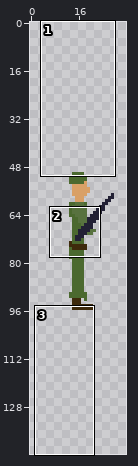
A pixel-art file gets an edit: graphics/soldier.aseprite. Above, an overview of the earlier version with the close-up marked.
Close-up. The starting point:
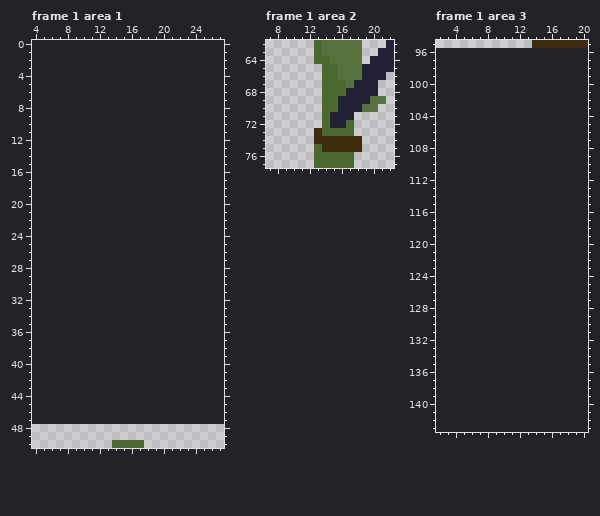
32x48 pixels, 1 frame. Shown: frame 1 area 1: x 4..27, y 0..50; frame 1 area 2: x 7..22, y 62..77; frame 1 area 3: x 2..20, y 95..143. The old version is drawn lined up with the new one, on the new canvas. The commit also changed other frames or places, which this record leaves out.
The result:
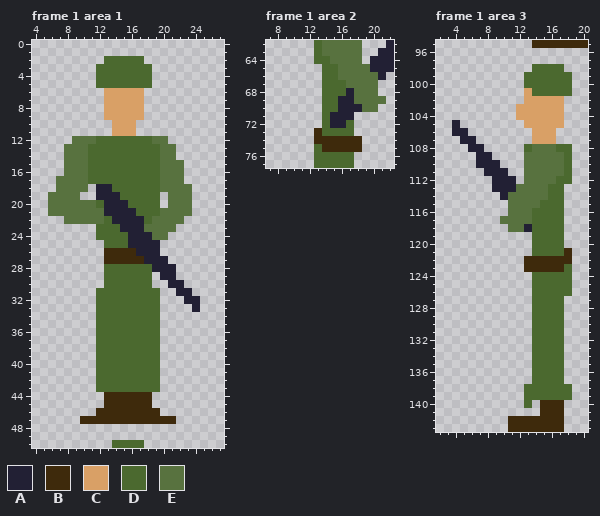
Palette (. is transparent): A #222034  B #3e2a0c  C #d9a066  D #4b692f  E #58723f
Commit: Add simple soldier animations
The exact change:
canvas 32x48 -> 32x144, the old top-left corner now at 0,48
Frame 1 area 1:
y 2: x 13..17 ..... -> DDDDD
y 3..5: x 12..18 ....... -> DDDDDDD
y 6..9: x 13..17 ..... -> CCCCC
y 10..11: x 14..16 ... -> CCC
y 12: x 9..20 ............ -> EEEDDDDDDDEE
y 13..14: x 8..21 .............. -> EEEDDDDDDDDDEE
y 15..16: x 8..22 ............... -> EEEDDDDDDDDDEEE
y 17: x 7..22 ................ -> EEEEDDDDDDDDDEEE
y 18: x 7..10 .... -> EEEE; x 12..23 ............ -> AADDDDDDEEEE
y 19: x 6..9 .... -> EEEE; x 12..19 ........ -> AAADDDDD; x 21..23 ... -> EEE
y 20: x 6..19 .............. -> EEEEEEDAAADDDD; x 21..23 ... -> EEE
y 21: x 6..23 .................. -> EEEEEEEAAAADDDEEEE
y 22: x 8..22 ............... -> EEEEEDAAAADEEEE
y 23: x 12..21 .......... -> DDDAAAEEEE
y 24: x 12..20 ......... -> DDDDAAAEE
y 25: x 13..19 ....... -> DDDAAAA
y 26: x 13..19 ....... -> BBBBAAA
y 27: x 13..20 ........ -> BBBBBAAA
y 28: x 13..21 ......... -> DDDDDDAAA
y 29: x 13..18 ...... -> DDDDDD; x 20..21 .. -> AA
y 30: x 13..18 ...... -> DDDDDD; x 21..22 .. -> AA
y 31: x 12..19 ........ -> DDDDDDDD; x 22..23 .. -> AA
y 32: x 12..19 ........ -> DDDDDDDD; x 23..24 .. -> AA
y 33: x 12..19 ........ -> DDDDDDDD; x 24 . -> A
y 34..43: x 12..19 ........ -> DDDDDDDD
y 44..45: x 13..18 ...... -> BBBBBB
y 46: x 12..19 ........ -> BBBBBBBB
y 47: x 10..21 ............ -> BBBBBBBBBBBB
Frame 1 area 2:
y 65: x 19 A -> E
y 66: x 19..20 AA -> EE
y 67..68: x 18..20 AAA -> EEE
y 69: x 18..19 AA -> EE
Frame 1 area 3:
y 98: x 14..17 .... -> DDDD
y 99..100: x 13..18 ...... -> DDDDDD
y 101: x 13..18 ...... -> CDDDDD
y 102: x 13..17 ..... -> CCCCC
y 103..104: x 12..17 ...... -> CCCCCC
y 105: x 4 . -> A; x 13..17 ..... -> CCCCC
y 106: x 4..5 .. -> AA; x 14..16 ... -> CCC
y 107: x 5..6 .. -> AA; x 14..16 ... -> CCC
y 108: x 6..7 .. -> AA; x 13..18 ...... -> DEEEDD
y 109: x 7..8 .. -> AA; x 13..18 ...... -> EEEEED
y 110: x 7..9 ... -> AAA; x 13..18 ...... -> EEEEED
y 111: x 8..10 ... -> AAA; x 13..18 ...... -> EEEEED
y 112: x 9..11 ... -> AAA; x 13..18 ...... -> EEEEDD
y 113: x 9..17 ......... -> AAAEEEEDD
y 114: x 10..17 ........ -> AEEEEEDD
y 115: x 11..17 ....... -> EEEEDDD
y 116: x 11..17 ....... -> EEEDDDD
y 117: x 10..17 ........ -> EEEEDDDD
y 118: x 11..17 ....... -> EEADDDD
y 119..120: x 14..17 .... -> DDDD
y 121: x 14..18 ..... -> DDDDB
y 122: x 13..18 ...... -> BBBBBB
y 123: x 13..18 ...... -> BBBBBD
y 124..126: x 14..18 ..... -> DDDDD
y 127..137: x 14..17 .... -> DDDD
y 138..139: x 13..18 ...... -> DDDDDD
y 140: x 13 . -> D; x 15..17 ... -> BBB
y 141: x 15..17 ... -> BBB
y 142..143: x 11..17 ....... -> BBBBBBB
